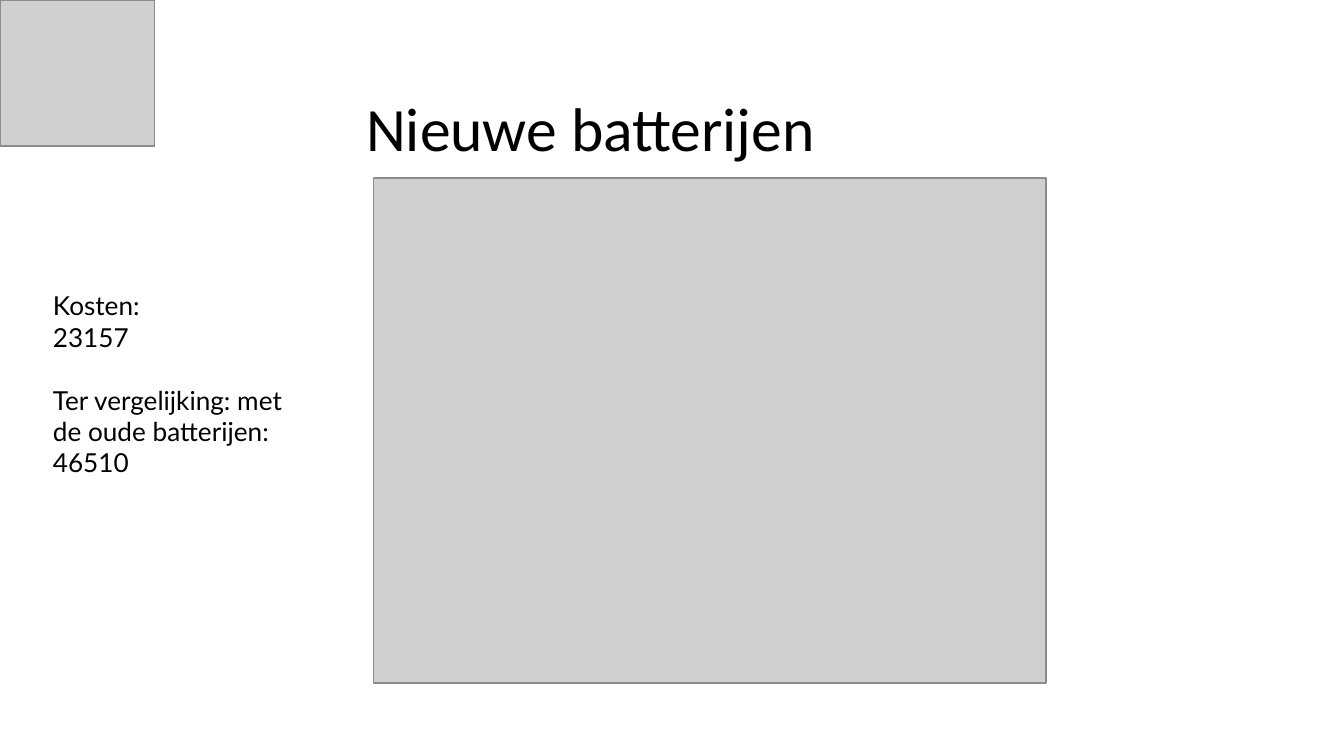
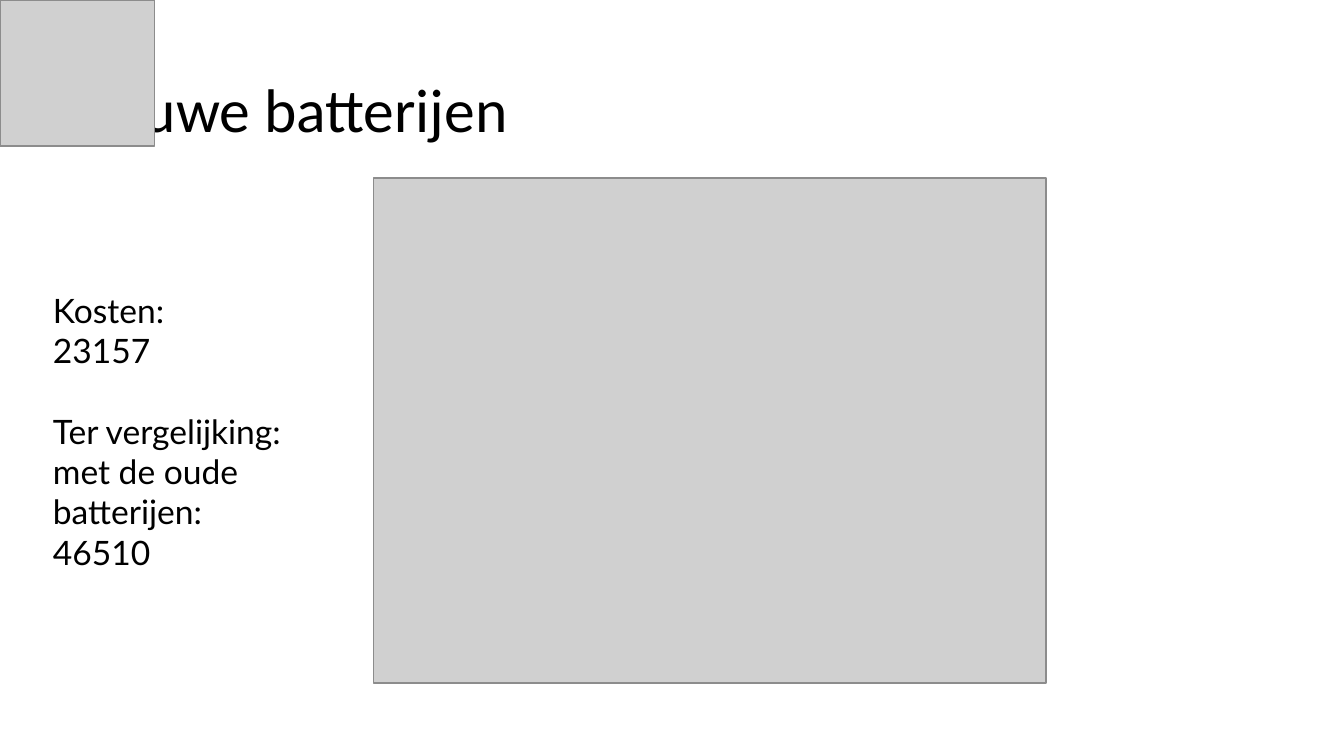
Before and after one commit to yoghurthoek/sunny_storage, a slide deck: slide 18 of Presentations/Presentatie 6 vrijdag 24 mei (eindpresentatie).pptx. Drawn at 1344x756 pixels with LibreOffice and Linux fonts; fonts in the diff are those of the drawing; grey boxes stand for pictures. Boxes give left, top, right and bottom in pixels: in the first picture for what was removed or moved away, otherwise in the second. Text is boxed around its words. In the diff, an @@ line names an element or a change of style, - is before the commit and + after.

Commit message:
style

```diff
--- a/Presentations/Presentatie 6 vrijdag 24 mei (eindpresentatie).pptx
+++ b/Presentations/Presentatie 6 vrijdag 24 mei (eindpresentatie).pptx
@@ title "Nieuwe batterijen" rewrapped from box(366, 108, 815, 162) to box(59, 80, 508, 146) @@
@@ text "Kosten:" at box(53, 299, 281, 566): size 14 to 18 pt @@
```
Also in this commit, not shown: 17 other slides changed, 1 slide added, 1 slide removed.
